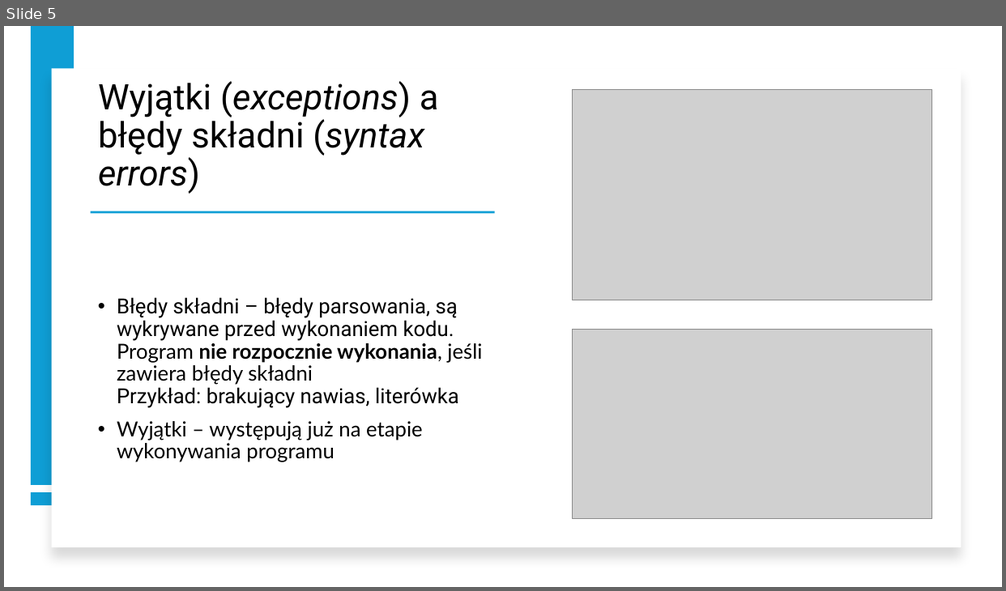
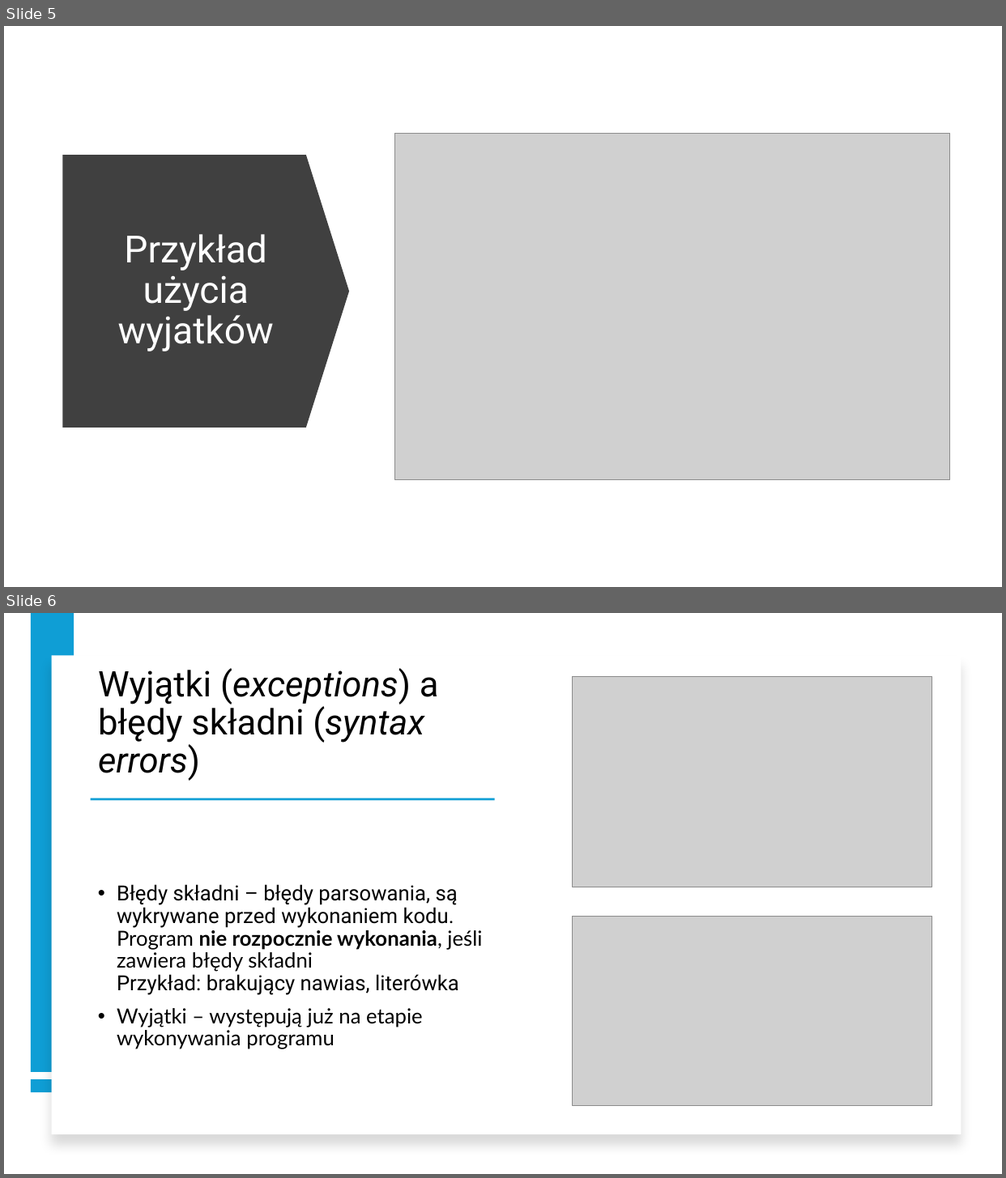
Before and after one commit to kirilol-ok/Python-jpwp, a slide deck: prezentacja.pptx. Shown one above the other, each under a label of ours: slide 5 before the commit, slides 5 and 6 after it. The pictures are 1006x591 and 1006x1178 pixels, drawn with LibreOffice and Linux fonts; fonts in the diff are those of the drawing; grey boxes stand for pictures. Boxes give left, top, right and bottom in pixels: in the first picture for what was removed or moved away, otherwise in the second. Text is boxed around its words. In the diff, an @@ line names an element or a change of style, - is before the commit and + after.

Commit message:
update

```diff
--- a/prezentacja.pptx
+++ b/prezentacja.pptx
@@ slide 5 added at <box>4,26,1002,587</box>, background #FFFFFF @@
@@ picture added at <box>394,133,950,480</box> @@
@@ down arrow added at <box>63,155,350,428</box>, fill #404040 @@
@@ title added at <box>118,234,274,352</box>, 36 pt, text #FFFFFF @@
+Przykład użycia wyjatków
@@ what was slide 5 is now slide 6 @@
```
